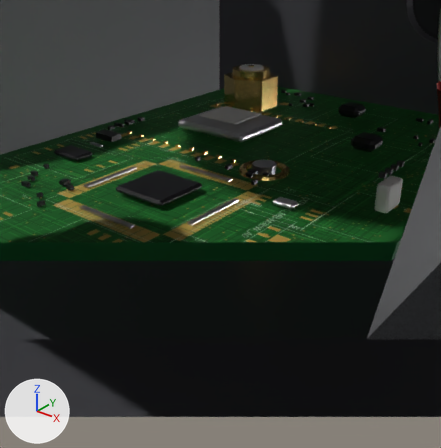
The glTF model web/detector_assembly.glb: old version first, new version second.
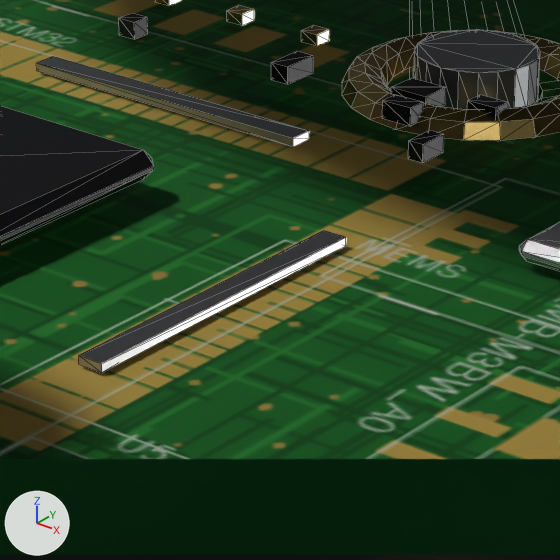
Each version is shown from a 50 mm camera at (4.535, -6.063, 4.236) aimed at (1.048, -1.704, 1.534), then close up on the part from 39% to 64% of the width and 34% to 58% of the height. Arrows for +X, +Y and +Z are at lower left; the lights stay in place. The older version's two pictures come first. The close-ups show mesh edges as thin lines. Everything nearer to the camera than a plane just in front of the edit is cut away.

The first close-up shows 'Base_Plate', 'PASV_26', 'PASV_27', 'PASV_28', 'PASV_29', 'PCB_Board', 'PCB_Ring_5', 'PCB_Screw_5', 'U1_STM32', 'U1_STM32_pins_x1', 'U1_STM32_pins_y1', 'XT1' and 5 more.
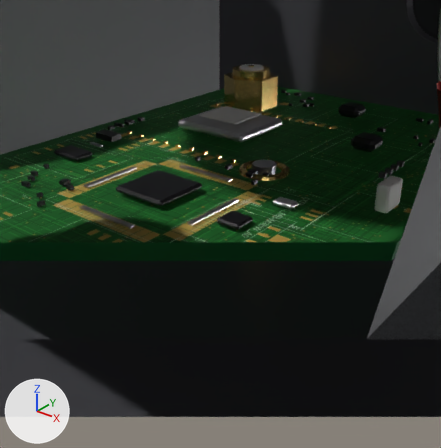
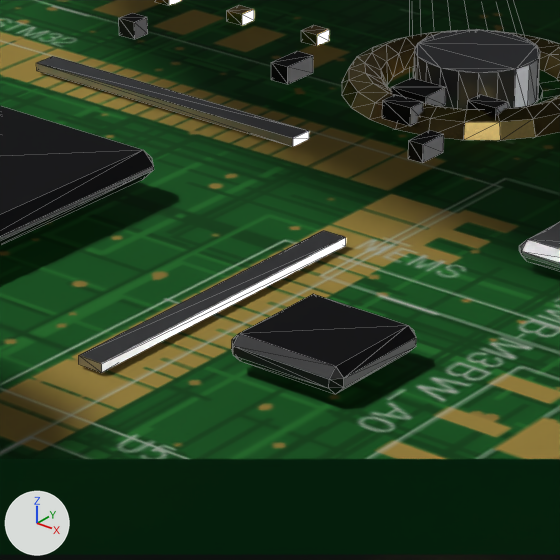
Changed parts and their boxes [x1, y1, x2, y2] in the close-ups (560 x 560 px):
'U3_MEMS', added (black): after [232, 294, 416, 394]

Diff of the bpy script that builds the scene:
```diff
--- a/web/detector_assembly.glb.py
+++ b/web/detector_assembly.glb.py
@@ me_cube_031_1 @@
+me_cube_031_1.from_pydata(...)  # 24 vertices, 44 faces; spans x 1.012..1.288, y -1.738..-1.462, z 1.54..1.6
+me_cube_031_1.materials.append(mat_chipblack)  # black #1d1d1f
@@ ob_u3_mems @@
+ob_u3_mems = bpy.data.objects.new('U3_MEMS', me_cube_031_1)
+ob_u3_mems.location = (0.0, 0.0, 0.0)
```
